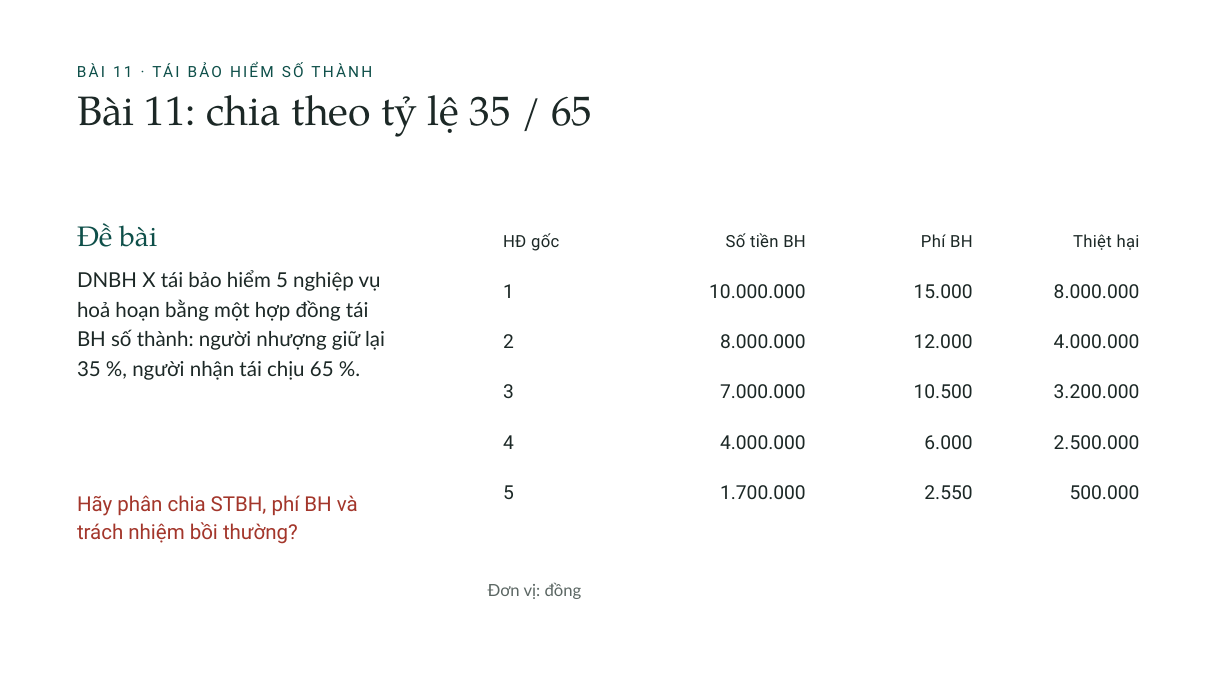
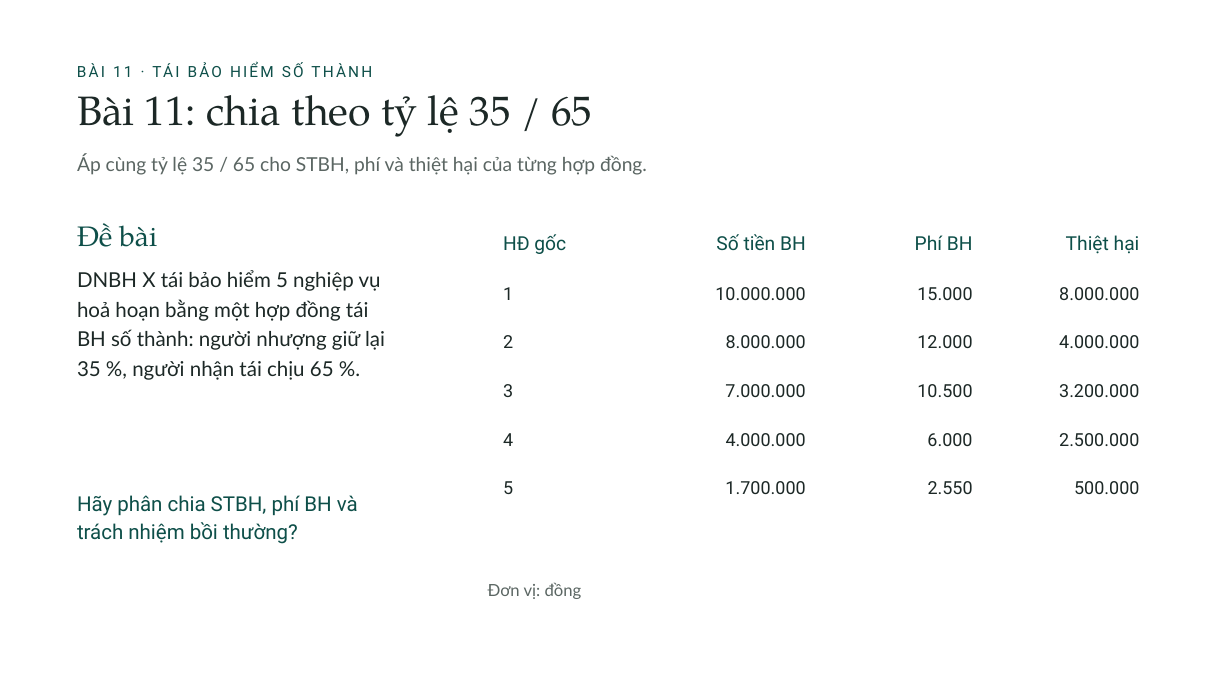
Before and after one commit to tranquanghaofake-dotcom/Law, a slide deck: slide 34 of docs/bai/ch3-bao-hiem-thuong-mai/bao-hiem-thuong-mai.pptx. Drawn at 1232x693 pixels with LibreOffice and Linux fonts; fonts in the diff are those of the drawing; background and template pictures are left out. Boxes give left, top, right and bottom in pixels: in the first picture for what was removed or moved away, otherwise in the second. Text is boxed around its words. In the diff, an @@ line names an element or a change of style, - is before the commit and + after.

```diff
--- a/docs/bai/ch3-bao-hiem-thuong-mai/bao-hiem-thuong-mai.pptx
+++ b/docs/bai/ch3-bao-hiem-thuong-mai/bao-hiem-thuong-mai.pptx
@@ text added at [77,154,647,175], 15 pt, text #5B6663 @@
+Áp cùng tỷ lệ 35 / 65 cho STBH, phí và thiệt hại của từng hợp đồng.
@@ size 13 to 15 pt, text colour #1C2826 to #0E4F49, letter spacing 0.3 to 0 pt; line spacing 16.9pt to 19.5pt in 4 elements at [1066,235,1140,254], [915,235,973,250], [716,234,806,250], [503,234,566,254] @@
@@ text "Số tiền BH": place and size @@
-text "Số tiền BH" at [726,233,806,247]
+text "Số tiền BH" at [716,234,806,250]
@@ text "Thiệt hại": place and size @@
-text "Thiệt hại" at [1073,234,1140,250]
+text "Thiệt hại" at [1066,235,1140,254]
@@ size 15 to 14 pt; line spacing 20.2pt to 18.9pt in 18 elements at [503,287,513,300], [503,433,513,446], [927,433,972,446], [917,384,972,397], [917,335,972,348], [1059,335,1139,348], [726,335,806,348], [503,481,513,494], [726,433,806,446], [1059,384,1139,397], [725,384,805,397], [917,287,972,300], [1059,433,1139,446], [1059,287,1139,300], [715,287,805,300], [1074,481,1139,494], [928,481,973,494], [725,481,805,494] @@
@@ text "Hãy phân chia STBH, phí ..." at [77,495,358,544]: text colour #A3362B to #0E4F49 @@
```
Also in this commit, not shown: 30 other slides changed, 18 other files.
